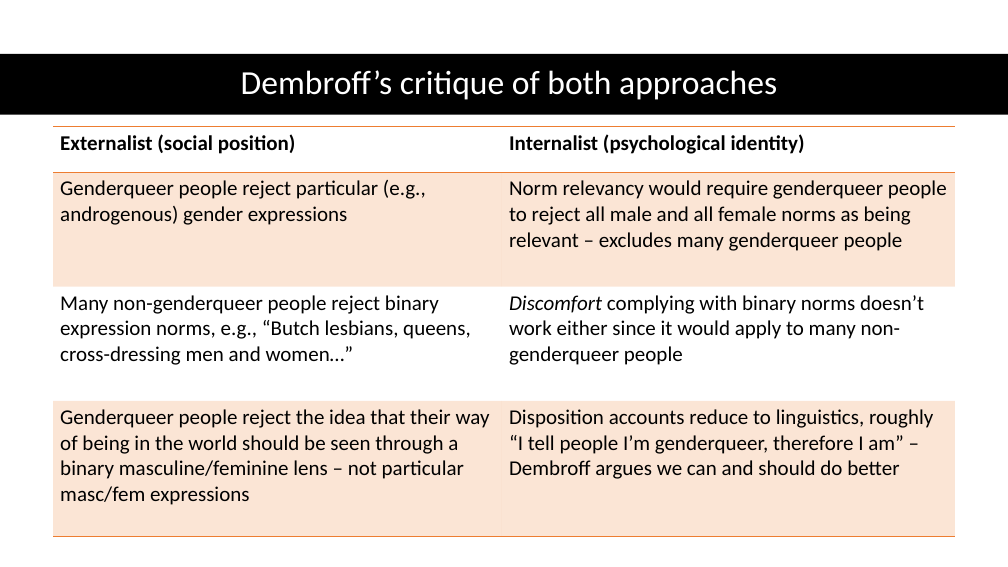
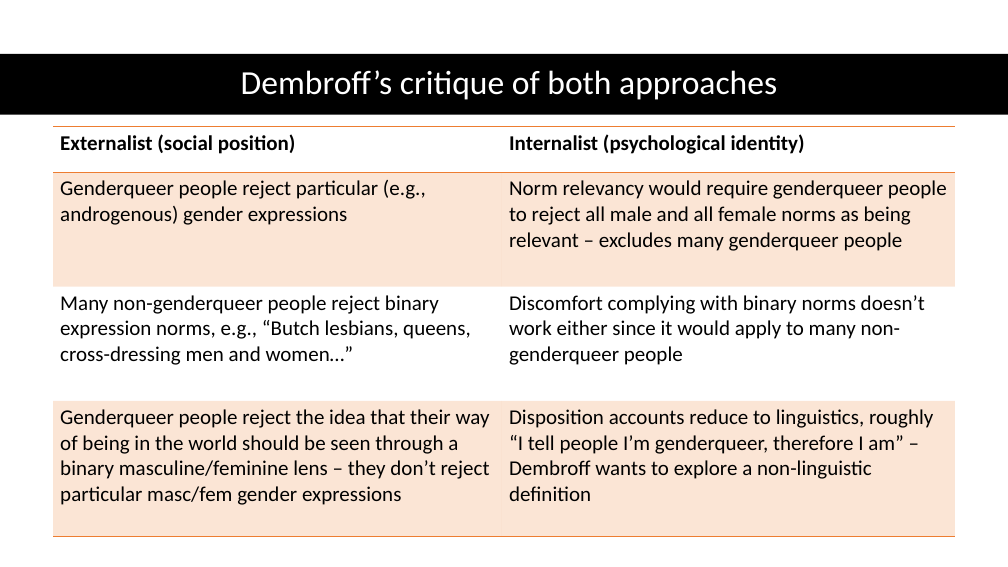
Before and after one commit to InductiveStep/Random-bits-and-pieces, a slide deck: slide 15 of Slides/genderqueer.pptx (slide 14 before the commit). Drawn at 1008x567 pixels with LibreOffice and Linux fonts; fonts in the diff are those of the drawing. Boxes give left, top, right and bottom in pixels: in the first picture for what was removed or moved away, otherwise in the second. Text is boxed around its words. In the diff, an @@ line names an element or a change of style, - is before the commit and + after.

```diff
--- a/Slides/genderqueer.pptx
+++ b/Slides/genderqueer.pptx
@@ table at [53, 126, 955, 537] @@
-row 4, column 1: Genderqueer people reject the idea that their way of being in the world should be seen through a binary masculine/feminine lens – not particular masc/fem expressions
+row 4, column 1: Genderqueer people reject the idea that their way of being in the world should be seen through a binary masculine/feminine lens – they don’t reject particular masc/fem gender expressions
-row 4, column 2: Disposition accounts reduce to linguistics, roughly “I tell people I’m genderqueer, therefore I am” – Dembroff argues we can and should do better
+row 4, column 2: Disposition accounts reduce to linguistics, roughly “I tell people I’m genderqueer, therefore I am” – Dembroff wants to explore a non-linguistic definition
@@ italic off in "Discomfort" @@
```
Also in this commit, not shown: 3 slides added, 2 slides removed, 2 other files.
